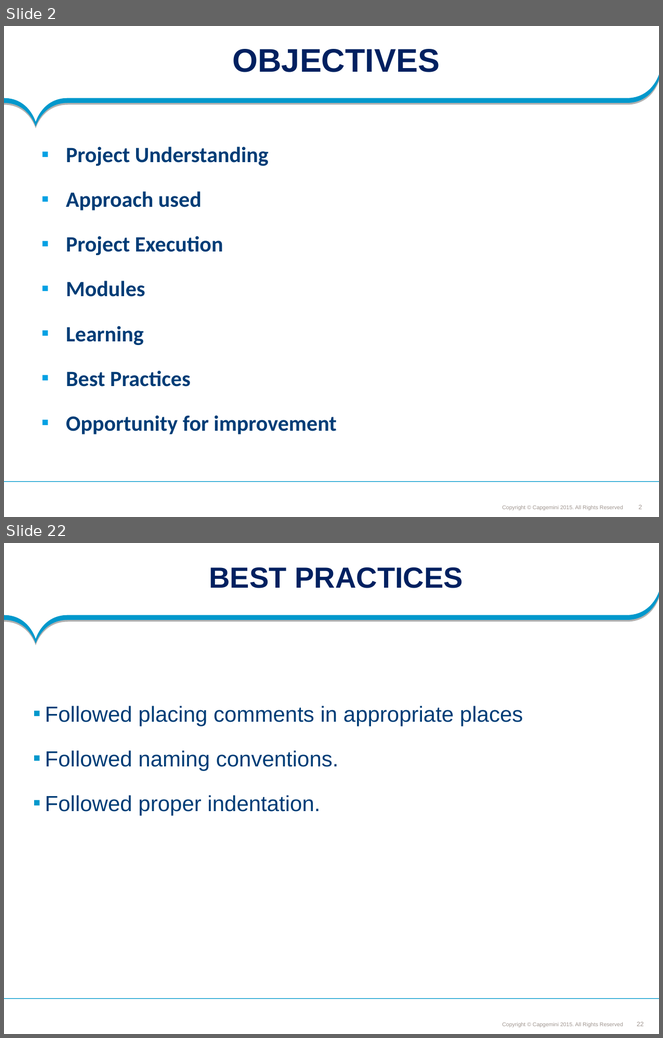
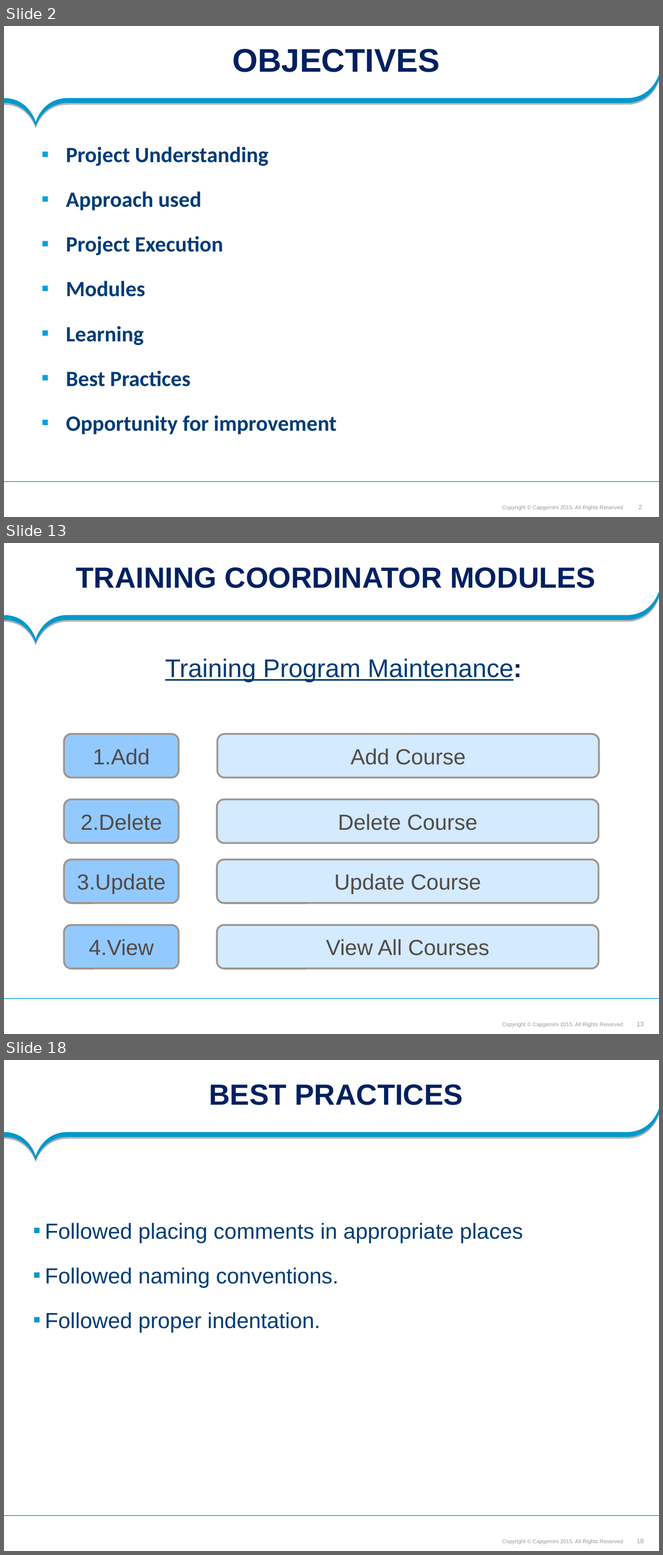
Before and after one commit to SaiEshwar157233/FeedbackMS, a slide deck: Feedback_managment_PLP Documents/ProjectDocuments/Requirements/Understanding Documents/Feedback Management System.ppt. Shown one above the other, each under a label of ours: slides 2 and 22 before the commit, slides 2, 13 and 18 after it; the slides between them are not shown. The pictures are 663x1038 and 663x1555 pixels, drawn with LibreOffice and Linux fonts; fonts in the diff are those of the drawing; background and template pictures are left out. Boxes give left, top, right and bottom in pixels: in the first picture for what was removed or moved away, otherwise in the second. Text is boxed around its words. In the diff, an @@ line names an element or a change of style, - is before the commit and + after.

```diff
--- a/Feedback_managment_PLP Documents/ProjectDocuments/Requirements/Understanding Documents/Feedback Management System.ppt
+++ b/Feedback_managment_PLP Documents/ProjectDocuments/Requirements/Understanding Documents/Feedback Management System.ppt
@@ slide 13 added at [4,543,659,1034], background #FFFFFF; not listed: 4 template elements that a slide beside it also shows @@
@@ title added at [76,567,596,588], 32 pt, text #002060, bold @@
+TRAINING COORDINATOR MODULES
@@ text added at [165,658,522,682], 28 pt, text #003C76, underline @@
+Training Program Maintenance:
@@ rounded rectangle added at [64,734,179,778], fill #92CAFF, outline #9F958F 2.01 pt, 24 pt, text #514A46 @@
+1.Add
@@ rounded rectangle added at [218,734,599,778], fill #D3EAFF, outline #9F958F 2.01 pt, 24 pt, text #514A46 @@
+Add Course
@@ rounded rectangle added at [64,800,179,844], fill #92CAFF, outline #9F958F 2.01 pt, 24 pt, text #514A46 @@
+2.Delete
@@ rounded rectangle added at [217,800,599,844], fill #D3EAFF, outline #9F958F 2.01 pt, 24 pt, text #514A46 @@
+Delete Course
@@ rounded rectangle added at [64,860,179,903], fill #92CAFF, outline #9F958F 2.01 pt, 24 pt, text #514A46 @@
+3.Update
@@ rounded rectangle added at [217,860,599,903], fill #D3EAFF, outline #9F958F 2.01 pt, 24 pt, text #514A46 @@
+Update Course
@@ rounded rectangle added at [64,925,179,969], fill #92CAFF, outline #9F958F 2.01 pt, 24 pt, text #514A46 @@
+4.View
@@ rounded rectangle added at [217,925,599,969], fill #D3EAFF, outline #9F958F 2.01 pt, 24 pt, text #514A46 @@
+View All Courses
@@ what was slide 22 is now slide 18 @@
@@ page number at [637,1539,644,1544]: text changed @@
-22
+18
```
Also in this commit, not shown: 10 slides changed, 5 other slides added, 10 slides removed, 4 other files.
